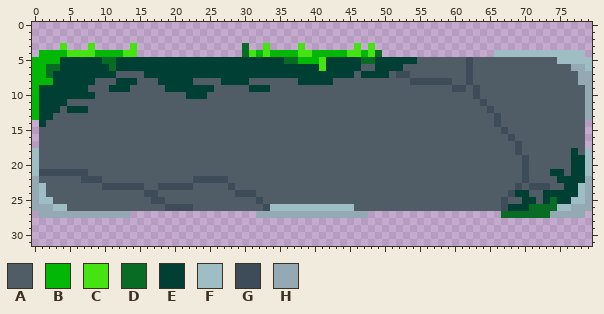
Sprite sheet -- Assets/Sprites/HUD/Timer 80x32.png. Above: the version before the commit.
The file is 80x32 pixels.
Palette (. is transparent): A #505d67  B #02b705  C #46e312  D #096c25  E #004034  F #9fbdc4  G #3d4c58  H #94a9b4
Pixels before (only the part around the change), first column x 0:
 0 ................................................................................
 1 ................................................................................
 2 ................................................................................
 3 ....C...C.....C...............D..C....C.......C.C...............................
 4 .BBBBCCCCBBBBCC...............DCBCBBBBCCBBBBBCCBCD................FFFFFFFFFFFFF.
 5 BBBBEEEEEEDDEEEEEEEEEEEEEEEEEEEEEEEEDDBBBCEEEEEDDEEEEEEAAAAAAAGAAAAAAAAAAAAFFFFF
 6 BBDDEEEEEEEDEEEEEEEEEEEEEEEEEEEEEEEEEEEEECEEEEEAAEEEEAAAAAAAAAGAAAAAAAAAAAAAAHHF
 7 BBDEEEEEEEEEAAAAEEEEEEEEEEEEEEEEEEEEEEEEEEEEEEAEEEEAGGAAAAAAAAGAAAAAAAAAAAAAAAHH
 8 BBBEEEEEEAAAEEEAAAEEEEEAAAAEEEEAAAAAAAEEEEEAAAAAAAAAAAGGGGGGAAGAAAAAAAAAAAAAAAHH
 9 BEEEEEEEAAAEEEAAAAAEEEEEEEAAAAAEEEAAAAAAAAAAAAAAAAAAAAAAAAAAGGAGAAAAAAAAAAAAAAAH
10 BEEEEEEEEAAAAAAAAAAAAAEEEAAAAAAAAAAAAAAAAAAAAAAAAAAAAAAAAAAAAAAGAAAAAAAAAAAAAAAH
11 BEEEEAAAAAAAAAAAAAAAAAAAAAAAAAAAAAAAAAAAAAAAAAAAAAAAAAAAAAAAAAAAGAAAAAAAAAAAAAAH
12 BEEEAEEEAAAAAAAAAAAAAAAAAAAAAAAAAAAAAAAAAAAAAAAAAAAAAAAAAAAAAAAAAGAAAAAAAAAAAAAH
13 BEEAAAAAAAAAAAAAAAAAAAAAAAAAAAAAAAAAAAAAAAAAAAAAAAAAAAAAAAAAAAAAAAGAAAAAAAAAAAAH
14 .EAAAAAAAAAAAAAAAAAAAAAAAAAAAAAAAAAAAAAAAAAAAAAAAAAAAAAAAAAAAAAAAAGAAAAAAAAAAAA.
15 .AAAAAAAAAAAAAAAAAAAAAAAAAAAAAAAAAAAAAAAAAAAAAAAAAAAAAAAAAAAAAAAAAAGAAAAAAAAAAA.
16 .AAAAAAAAAAAAAAAAAAAAAAAAAAAAAAAAAAAAAAAAAAAAAAAAAAAAAAAAAAAAAAAAAAAGAAAAAAAAAA.
17 .AAAAAAAAAAAAAAAAAAAAAAAAAAAAAAAAAAAAAAAAAAAAAAAAAAAAAAAAAAAAAAAAAAAAGAAAAAAAAA.
18 FAAAAAAAAAAAAAAAAAAAAAAAAAAAAAAAAAAAAAAAAAAAAAAAAAAAAAAAAAAAAAAAAAAAAGAAAAAAAEAF
19 FAAAAAAAAAAAAAAAAAAAAAAAAAAAAAAAAAAAAAAAAAAAAAAAAAAAAAAAAAAAAAAAAAAAAAGAAAAAAEEF
20 FAAAAAAAAAAAAAAAAAAAAAAAAAAAAAAAAAAAAAAAAAAAAAAAAAAAAAAAAAAAAAAAAAAAAAGAAAAAAEEF
21 FGGGGGGGAAAAAAAAAAAAAAAAAAAAAAAAAAAAAAAAAAAAAAAAAAAAAAAAAAAAAAAAAAAAAAGAAAEEAEEF
22 HAAAAAAGGGAAAAAAAAAAAAAGGGGGAAAAAAAAAAAAAAAAAAAAAAAAAAAAAAAAAAAAAAAAAAGAAAAEEEEH
23 HFAAAAAAAAGGGGGGAAGGGGGAAAAAGAAAAAAAAAAAAAAAAAAAAAAAAAAAAAAAAAAAAAAAAGAGGGAAEEFH
24 HFAAAAAAAAAAAAAAGGAAAAAAAAAAAGGGAAAAAAAAAAAAAAAAAAAAAAAAAAAAAAAAAAAAGEEAAEEEEEFH
25 HFFAAAAAAAAAAAAAAGGAAAAAAAAAAAAAGAAAAAAAAAAAAAAAAAAAAAAAAAAAAAAAAAAGAAEEAEDEEFFH
26 HHHFFAAAAAAAAAAAAAAGGGGAAAAAAAAAAGFFFFFFFFFFFFAAAAAAAAAAAAAAAAAAAAAGEEEDDDDFFHHH
27 .HHHHHHHHHHHHH..................HHHHHHHHHHHHHHHH...................DDDDDDDHHHHH.
28 ................................................................................
29 ................................................................................
30 ................................................................................
31 ................................................................................
After:
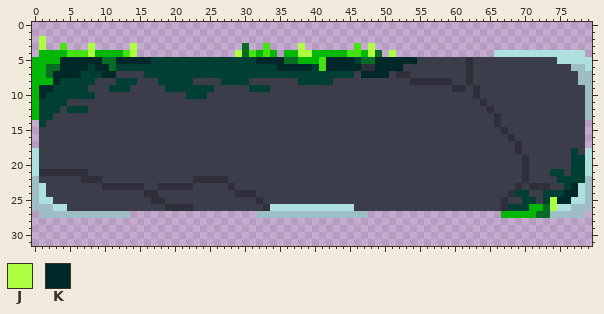
Colours new in this view: J #adff41  K #002829
What changed:
{"colour":"A","old":"#505d67","new":"#3b3d4b"}
{"colour":"F","old":"#9fbdc4","new":"#ade0de"}
{"colour":"G","old":"#3d4c58","new":"#2f2f3b"}
{"colour":"H","old":"#94a9b4","new":"#9fbdc4"}
{"y":2,"x":1,"old":".","new":"J"}
{"y":3,"x":1,"old":".","new":"J"}
{"y":3,"x":8,"old":"C","new":"J"}
{"y":3,"x":14,"old":"C","new":"J"}
{"y":3,"x":38,"old":"C","new":"J"}
{"y":3,"x":48,"old":"C","new":"J"}
{"y":4,"x":8,"old":"C","new":"J"}
{"y":4,"x":14,"old":"C","new":"J"}
{"y":4,"x":29,"old":".","new":"J"}
{"y":4,"x":35,"old":"B","new":"."}
{"y":4,"x":38,"old":"CC","new":"JJ"}
{"y":4,"x":48,"old":"C","new":"J"}
{"y":4,"x":51,"old":".","new":"J"}
{"y":5,"x":4,"old":"EEEEEE","new":"KKKKKK"}
{"y":5,"x":12,"old":"EEEEE","new":"KKKKK"}
{"y":5,"x":32,"old":"EEEE","new":"KKKK"}
{"y":5,"x":42,"old":"EEEE","new":"KKKK"}
{"y":5,"x":49,"old":"EEEEEE","new":"KKKKKK"}
{"y":6,"x":4,"old":"EEEE","new":"KKKK"}
{"y":6,"x":9,"old":"EE","new":"KK"}
{"y":6,"x":35,"old":"EEEEE","new":"KKKKK"}
{"y":6,"x":42,"old":"EEEEEAAEEEE","new":"KKKKKGGKKKK"}
{"y":7,"x":3,"old":"EEEE","new":"KKKK"}
{"y":7,"x":10,"old":"EE","new":"KK"}
{"y":7,"x":47,"old":"EEEE","new":"KKKK"}
{"y":8,"x":3,"old":"E","new":"K"}
{"y":9,"x":1,"old":"EE","new":"KK"}
{"y":10,"x":1,"old":"E","new":"K"}
{"y":23,"x":77,"old":"E","new":"K"}
{"y":24,"x":76,"old":"EE","new":"KK"}
{"y":25,"x":74,"old":"DEE","new":"JKK"}
{"y":26,"x":71,"old":"DD","new":"BB"}
{"y":26,"x":74,"old":"D","new":"J"}
{"y":27,"x":67,"old":"DDDDD","new":"BBBBB"}
{"label":"changed","picture_box":[32,36,592,218]}
